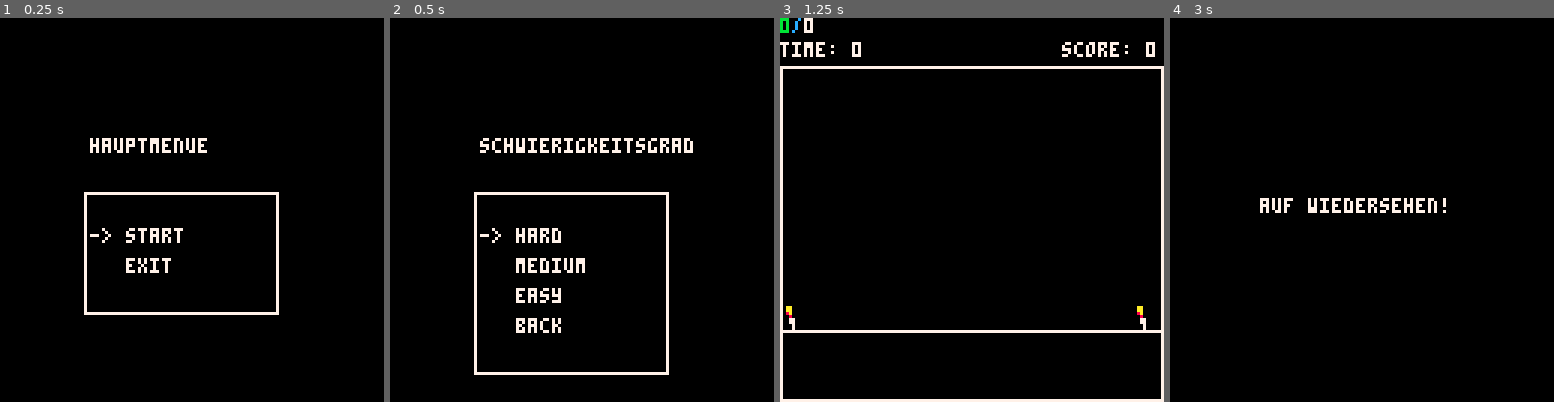
Above: before the commit, frames 1-4 (left to right).
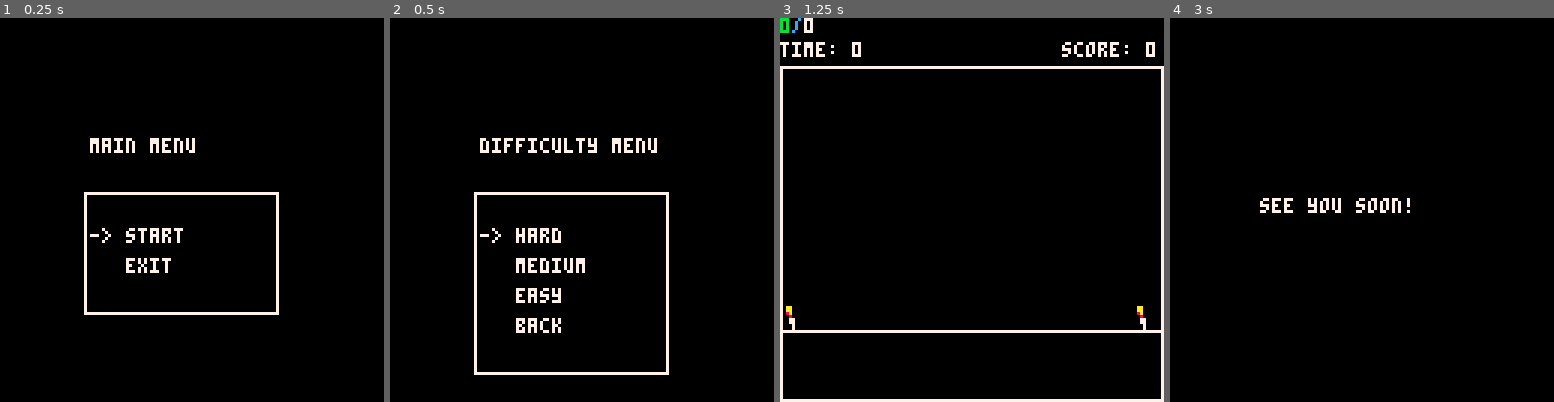
Above: after the commit, the same moments.

Repository: Chrisioo/GDD_Gruppe_1
Game: PICO-8 cartridge abschlussprojekt.p8
Two runs of this game, one before a commit and one after it. Both use one fixed random seed, a clock stepped at 60 frames per second and the inputs below.
Inputs:
- Up to frame 1 (0.25 s): no input
- Up to frame 2 (0.5 s): tap X (X key) at 0.33 s
- Up to frame 3 (1.25 s): tap X (X key) at 1.07 s
- Up to frame 4 (3 s): hold Right 1.6-2.1 s; tap X (X key) at 1.85, 2.97 s; hold Up 2.15-2.42 s; hold Right from 2.47 s (still down)

The runs differ from the first frame. In frame 1, 0.2% of the frame differs, in the area x 24-54%, y 31-36%; in frame 2, 0.8%, in the area x 23-79%, y 31-36%; in frame 3, nothing differs; in frame 4, 0.6%.

Commit message:
Finales Update

Diff:
--- a/abschlussprojekt.p8
+++ b/abschlussprojekt.p8
@@ -80,6 +80,7 @@
                 current_state = "game"
             elseif selected_option == 4 then
                 current_state = "menu"
+                selected_option = 1
             end
         elseif current_state == "pause_menu" then
             if selected_option == 1 then
@@ -113,13 +114,13 @@
 
 -- Zeichnet Hauptmenue
 function draw_menu()
-    print("hauptmenue", 30, 40, 7)
+    print("main menu", 30, 40, 7)
     menu_loop(menu_options)                             -- Hauptmenue-Loop
 end
 
 -- Zeichnet Schwierigkeitsgradmenue
 function draw_difficulty_menu()
-    print("schwierigkeitsgrad", 30, 40, 7)
+    print("difficulty menu", 30, 40, 7)
     menu_loop(difficulty_menu_options)                  -- Schwierigkeitsgradmenue-Loop
 end
 
@@ -131,7 +132,7 @@
 
 -- Zeichnet Exit-Screen
 function draw_exit_screen()
-    print("auf wiedersehen!", 30, 60, 7)
+    print("see you soon!", 30, 60, 7)
 end
 
 
@@ -271,6 +272,7 @@
 
     if btnp(5) then
         current_state = "pause_menu"                    -- Pausemenue aufrufen, falls Enter gedrueckt
+        selected_option = 1
     end
     if difficulty_state == "hard" then
         spawn_frames = 8                                -- Schwierigkeitsgrad "hard", spawnt neuen Pfeil alle 8 Frames
